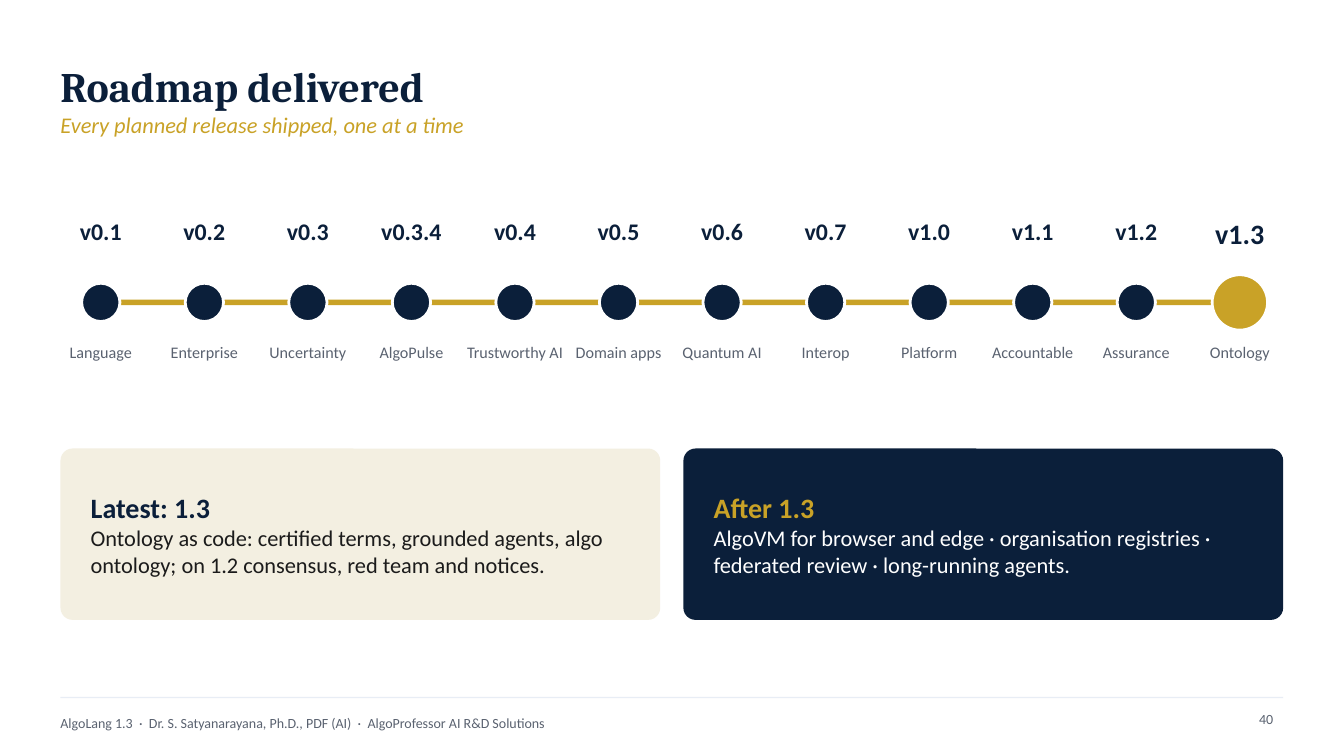
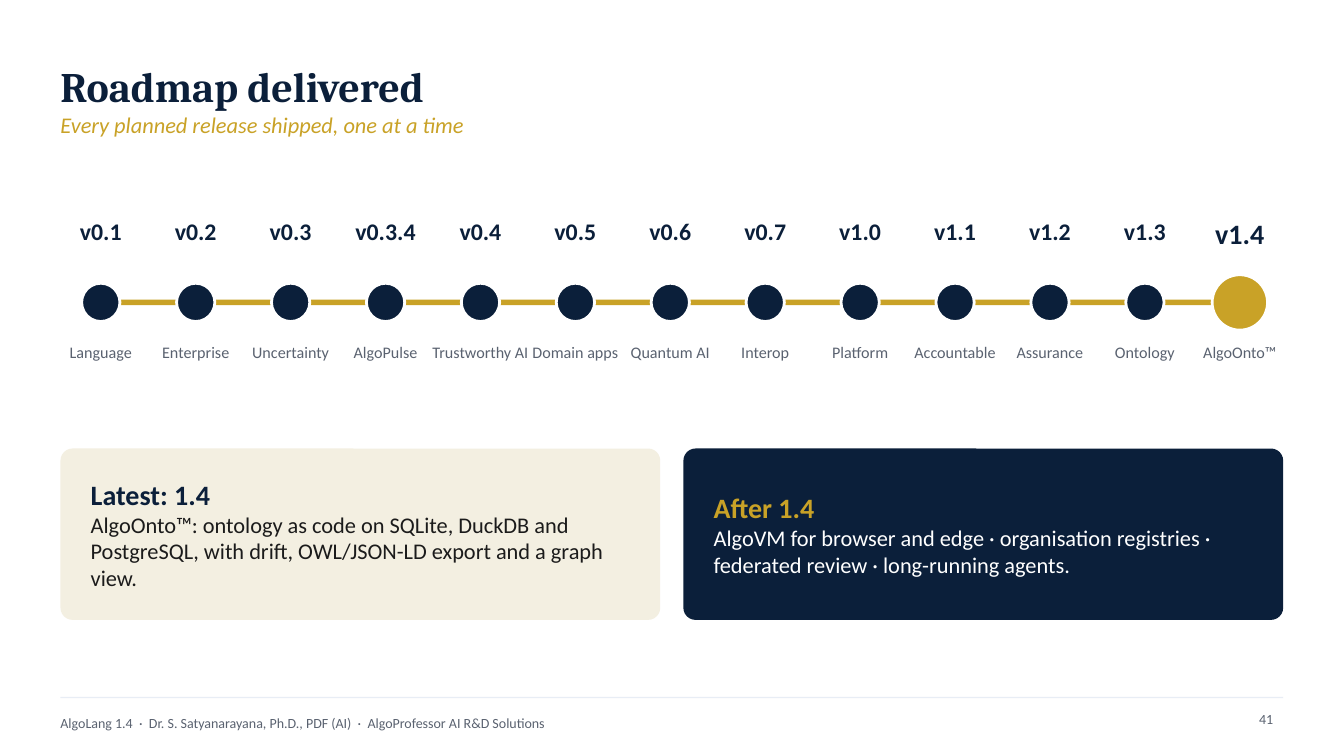
Before and after one commit to drssnaiml1-cell/algolang, a slide deck: slide 41 of docs/presentation/AlgoLang_Presentation.pptx (slide 40 before the commit). Drawn at 1344x756 pixels with LibreOffice and Linux fonts; fonts in the diff are those of the drawing. Boxes give left, top, right and bottom in pixels: in the first picture for what was removed or moved away, otherwise in the second. Text is boxed around its words. In the diff, an @@ line names an element or a change of style, - is before the commit and + after.

```diff
--- a/docs/presentation/AlgoLang_Presentation.pptx
+++ b/docs/presentation/AlgoLang_Presentation.pptx
@@ text "v0.6" moved from (x1=701, y1=223, x2=743, y2=240) to (x1=649, y1=223, x2=691, y2=240) @@
@@ text "v0.7" moved from (x1=805, y1=224, x2=847, y2=240) to (x1=744, y1=224, x2=786, y2=240) @@
@@ text "v1.0" moved from (x1=908, y1=224, x2=950, y2=240) to (x1=839, y1=224, x2=881, y2=240) @@
@@ text "v1.1" moved from (x1=1012, y1=224, x2=1054, y2=240) to (x1=934, y1=224, x2=976, y2=240) @@
@@ text "v1.2" moved from (x1=1115, y1=224, x2=1157, y2=240) to (x1=1029, y1=224, x2=1071, y2=240) @@
@@ text "v1.3" moved from (x1=1215, y1=225, x2=1264, y2=245) to (x1=1124, y1=224, x2=1166, y2=240) @@
@@ text "v1.3" at (x1=1124, y1=224, x2=1166, y2=240): size 20 to 17 pt @@
@@ text added at (x1=1215, y1=225, x2=1264, y2=244), 20 pt, text #0B1F3A, bold @@
+v1.4
@@ 2 texts, 1 ellipse moved together from (x1=171, y1=224, x2=238, y2=361) to (x1=162, y1=224, x2=229, y2=361) @@
@@ 2 texts, 1 ellipse moved together from (x1=269, y1=224, x2=346, y2=361) to (x1=252, y1=224, x2=329, y2=361) @@
@@ 2 texts, 1 ellipse moved together from (x1=380, y1=224, x2=444, y2=361) to (x1=354, y1=224, x2=418, y2=361) @@
@@ 2 texts, 1 ellipse moved together from (x1=467, y1=224, x2=562, y2=361) to (x1=432, y1=224, x2=528, y2=361) @@
@@ 2 texts, 1 ellipse moved together from (x1=576, y1=224, x2=661, y2=361) to (x1=532, y1=224, x2=618, y2=361) @@
@@ ellipse added at (x1=651, y1=283, x2=690, y2=322), fill #0B1F3A, outline #FFFFFF 2 pt @@
@@ ellipse moved from (x1=703, y1=283, x2=741, y2=322) to (x1=746, y1=283, x2=784, y2=322) @@
@@ ellipse moved from (x1=807, y1=283, x2=845, y2=322) to (x1=841, y1=283, x2=879, y2=322) @@
@@ ellipse moved from (x1=910, y1=283, x2=949, y2=322) to (x1=937, y1=283, x2=975, y2=322) @@
@@ ellipse moved from (x1=1014, y1=283, x2=1053, y2=322) to (x1=1031, y1=283, x2=1070, y2=322) @@
@@ ellipse moved from (x1=1117, y1=283, x2=1155, y2=322) to (x1=1126, y1=283, x2=1165, y2=322) @@
@@ text "Quantum AI" moved from (x1=682, y1=347, x2=761, y2=360) to (x1=631, y1=347, x2=709, y2=360) @@
@@ text "Interop" moved from (x1=802, y1=347, x2=850, y2=361) to (x1=741, y1=347, x2=789, y2=361) @@
@@ text "Platform" moved from (x1=901, y1=347, x2=957, y2=358) to (x1=832, y1=347, x2=888, y2=358) @@
@@ text "Accountable" moved from (x1=992, y1=347, x2=1073, y2=358) to (x1=914, y1=347, x2=995, y2=358) @@
@@ text "Assurance" moved from (x1=1103, y1=347, x2=1170, y2=358) to (x1=1017, y1=347, x2=1084, y2=358) @@
@@ text "Ontology" moved from (x1=1210, y1=347, x2=1270, y2=361) to (x1=1115, y1=347, x2=1175, y2=361) @@
@@ text added at (x1=1203, y1=347, x2=1276, y2=361), 11.5 pt, text #5A6270 @@
+AlgoOnto™
@@ text at (x1=91, y1=486, x2=603, y2=586): text changed @@
-Latest: 1.3
-Ontology as code: certified terms, grounded agents, algo ontology; on 1.2 consensus, red team and notices.
+Latest: 1.4
+AlgoOnto™: ontology as code on SQLite, DuckDB and PostgreSQL, with drift, OWL/JSON-LD export and a graph view.
@@ text at (x1=714, y1=498, x2=814, y2=518): text changed @@
-After 1.3
+After 1.4
@@ text at (x1=60, y1=718, x2=544, y2=731): text changed @@
-AlgoLang 1.3 · Dr. S. Satyanarayana, Ph.D., PDF (AI) · AlgoProfessor AI R&D Solutions
+AlgoLang 1.4 · Dr. S. Satyanarayana, Ph.D., PDF (AI) · AlgoProfessor AI R&D Solutions
@@ page number at (x1=1259, y1=715, x2=1273, y2=724): text changed @@
-40
+41
```
Also in this commit, not shown: 36 other slides changed, 1 slide added, 31 other files.
